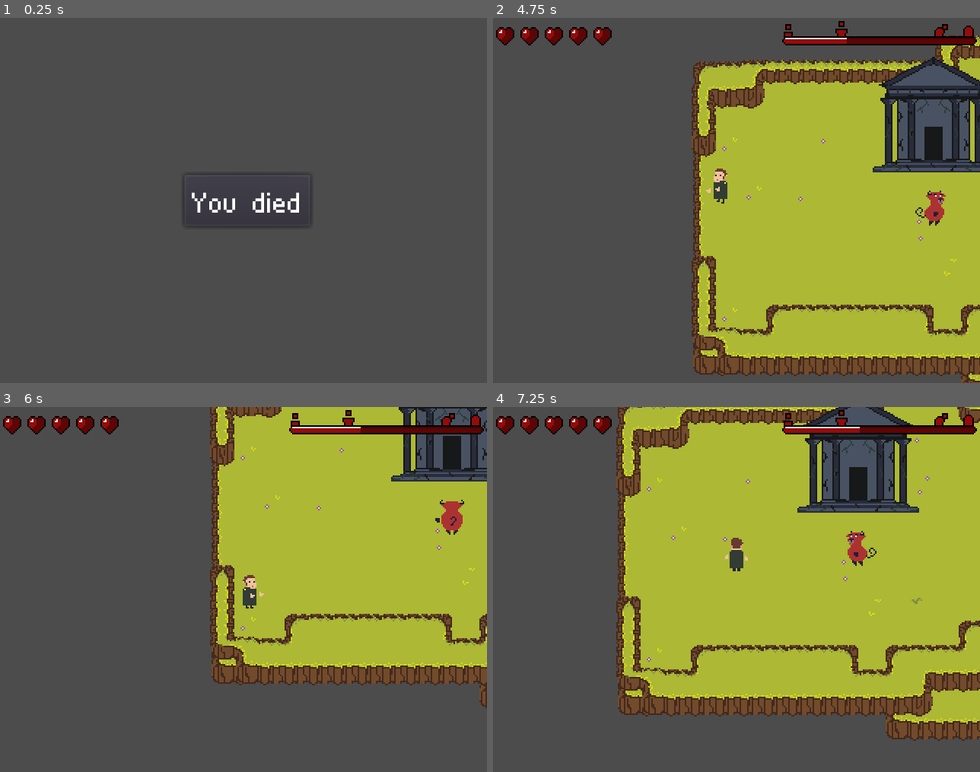
Above: before the commit, frames 1-4 (two rows, left to right).
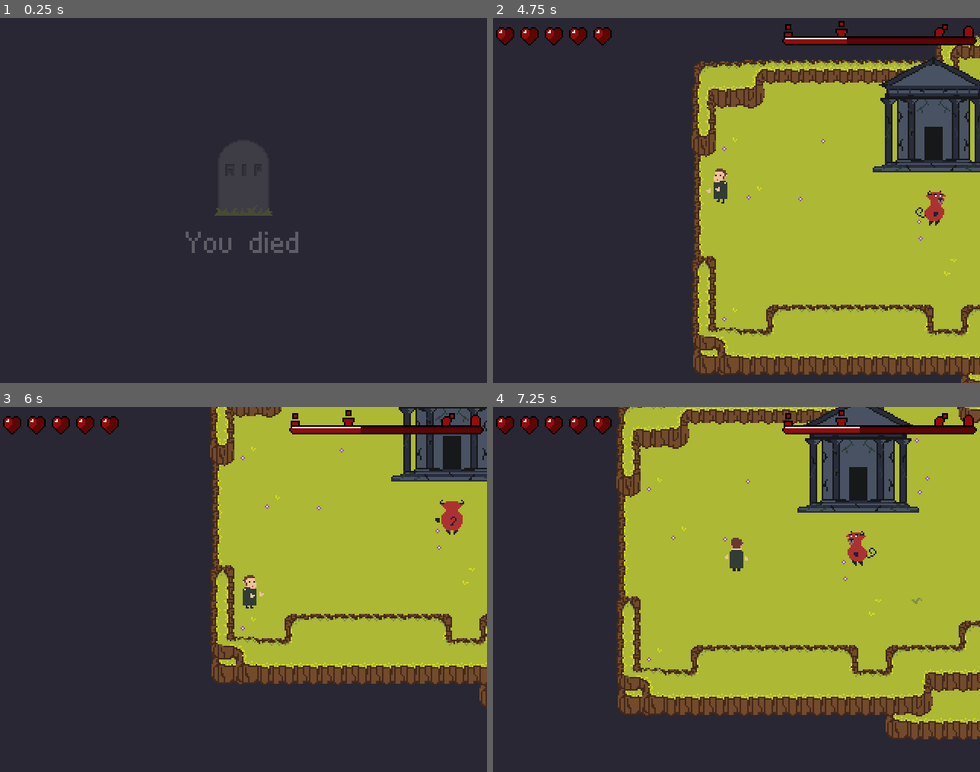
Above: after the commit, the same moments.

Repository: TeamKebab/GodotWildJam24
Game: Godot game, scene res://src/gui/GameOver.tscn
Two runs of this game, one before a commit and one after it. Both use one fixed random seed, a clock stepped at 60 frames per second and the inputs below. This scene is started directly instead of the project's main scene.
Inputs:
- Up to frame 1 (0.25 s): no input
- Up to frame 2 (4.75 s): tap Enter (ui_accept) at 0.5, 0.6, 0.77, 1.07, 1.35, 1.52, 1.82, 2.1, 2.85, 3.02, 3.32, 3.6, 3.77, 4.07, 4.35, 4.52 s; hold Right (ui_right) 0.53-1.28 s; hold Down (ui_down) 1.28-2.03 s; hold Right (ui_right) 2.03-2.78 s; hold Up (ui_up) 2.78-3.53 s; hold Left (ui_left) from 3.53 s (still down)
- Up to frame 3 (6 s): tap Enter (ui_accept) at 4.82, 5.1, 5.85 s; release Left (ui_left) at 5.03 s; hold Down (ui_down) 5.03-5.78 s; hold Right (ui_right) from 5.78 s (still down)
- Up to frame 4 (7.25 s): tap Enter (ui_accept) at 6.02, 6.32, 6.6, 6.77, 7.07 s; release Right (ui_right) at 6.53 s; hold Up (ui_up) from 6.53 s (still down)

The runs differ from the first frame. In frame 1, 96% of the frame differs, in the area x 0-100%, y 0-100%; in frame 2, 47%; in frame 3, 56%; in frame 4, 35%.

Commit message:
death texts

Diff:
--- a/project.godot
+++ b/project.godot
@@ -96,4 +96,5 @@
 quality/driver/driver_name="GLES2"
 vram_compression/import_etc=true
 vram_compression/import_etc2=false
+environment/default_clear_color=Color( 0.156863, 0.152941, 0.2, 1 )
 environment/default_environment="res://default_env.tres"
--- a/src/globals/Game.gd
+++ b/src/globals/Game.gd
@@ -113,9 +113,11 @@
 	hero_dynasty.append(player.get_info())
 
 	if player.has_child():
+		yield(Narrator.show_with_interaction(player, "new_hero"), "completed")
 		grow_baby()
 	else:
 		game_over()
+		yield()
 
 
 func grow_baby():
@@ -133,6 +135,7 @@
 
 	container.add_child(player)
 	container.move_child(player, position)
+
 
 
 func create_player(parent = "", race = "human"):
--- a/src/globals/Narrator.gd
+++ b/src/globals/Narrator.gd
@@ -9,6 +9,8 @@
 	"first_multiple_shrine": "IT'S MATING SEASON! The hero chose a partner carefully, thinking on what was to come on their journey and who would make better pancakes in the morning. Breakfast is the most important meal of the day. Stay hydrated.",
 	"first_baby": "Love has given its fruits! And a baby too! Now the hero's quest will continue even when life abandons them...",
 
+	"new_hero": "And the hero's days came to an end... Now the child becomes the hero, and carries the burden their progenitor. Figuratively speaking, we aren't carrying corpses around, we aren't that psycho yet. But let's pick the sword.",
+
 	"too_young": "You are a child!",
 	"has_baby": "What's wrong with you? you can't go having kids with everyone! This is not Game of Thrones.",
 	"is_parent": "Hey, that's your parent; this is high fantasy, but let's keep it incest-free ok? This is not Game of Thrones.",
@@ -18,6 +20,8 @@
 
 	"got_baby_orc": "It's green and smells like wet potatoes... Gotta love it!",
 	"got_baby_elf": "Too cute to be my kid... Why is it aiming that bow at me?",
+
+	"ask_skip_to_swamp": "The hero paused before the darkly lit passage into the unknown. This could be a shortcut, but it could also lead to untold dangers. Would they be brave enough to continue?",
 }
 
 const TOOLTIPS = {
--- a/src/gui/GUI.gd
+++ b/src/gui/GUI.gd
@@ -73,16 +73,18 @@
 func _on_day_ended():
 	time_of_day.text = str(0)
 	age_progress.value = 0
-	get_tree().paused = true
 
 	animation_player.play("Night")
 	yield(animation_player, "animation_finished")
 
-	Game.prepare_day()
-	get_tree().paused = false
+	yield(Game.prepare_day(), "completed")
+
+	get_tree().paused = true
 
 	animation_player.play("Day")
 	yield(animation_player, "animation_finished")
+
+	get_tree().paused = false
 
 	Game.start_day()
 
--- a/src/gui/GUI.tscn
+++ b/src/gui/GUI.tscn
@@ -57,6 +57,14 @@
 [node name="GUI" type="CanvasLayer"]
 pause_mode = 2
 script = ExtResource( 2 )
+
+[node name="NightShade" type="ColorRect" parent="."]
+anchor_right = 1.0
+anchor_bottom = 1.0
+color = Color( 0.109804, 0.113725, 0.156863, 1 )
+__meta__ = {
+"_edit_use_anchors_": false
+}
 
 [node name="Control" type="Control" parent="."]
 anchor_right = 1.0
@@ -213,14 +221,7 @@
 "_edit_use_anchors_": false
 }
 
-[node name="NightShade" type="ColorRect" parent="."]
-anchor_right = 1.0
-anchor_bottom = 1.0
-color = Color( 0.109804, 0.113725, 0.156863, 0 )
-__meta__ = {
-"_edit_use_anchors_": false
-}
-
 [node name="AnimationPlayer" type="AnimationPlayer" parent="."]
-anims/Day = SubResource( 5 )
+autoplay = "Day"
+anims/Day = SubResource( 8 )
 anims/Night = SubResource( 6 )
--- a/src/gui/GameOver.gd
+++ b/src/gui/GameOver.gd
@@ -1,24 +1,12 @@
 extends Control
 
 
-var accepting_inputs : bool = false
-
-
-onready var timer : Timer = $Timer
-
-
-func _ready():
-	timer.connect("timeout", self, "_on_timer_timeout")
-	timer.start(1)
+export var accepting_inputs : bool = false
 
 
 func _input(event):
 	if not accepting_inputs:
 		return
 
-	if event is InputEventKey and event.pressed:
+	if Input.is_action_just_pressed("ui_accept"):
 		Game.restart()
-
-
-func _on_timer_timeout():
-	accepting_inputs = true
--- a/src/gui/GameOver.tscn
+++ b/src/gui/GameOver.tscn
@@ -1,36 +1,170 @@
-[gd_scene load_steps=4 format=2]
+[gd_scene load_steps=8 format=2]
 
 [ext_resource path="res://assets/fonts/Retro4.ttf" type="DynamicFontData" id=1]
 [ext_resource path="res://src/gui/GameOver.gd" type="Script" id=2]
+[ext_resource path="res://src/resources/ui_theme.tres" type="Theme" id=3]
+[ext_resource path="res://assets/sprites/tombstone.png" type="Texture" id=4]
+
+[sub_resource type="Theme" id=4]
+Label/colors/font_color = Color( 0.698039, 0.580392, 0.462745, 1 )
+Label/colors/font_color_shadow = Color( 0, 0, 0, 0 )
+Label/colors/font_outline_modulate = Color( 1, 1, 1, 1 )
+Label/constants/line_spacing = 3
+Label/constants/shadow_as_outline = 0
+Label/constants/shadow_offset_x = 1
+Label/constants/shadow_offset_y = 1
+Label/fonts/font = null
+Label/styles/normal = null
 
 [sub_resource type="DynamicFont" id=1]
-size = 30
+size = 32
 font_data = ExtResource( 1 )
+
+[sub_resource type="Animation" id=5]
+resource_name = "Default"
+tracks/0/type = "value"
+tracks/0/path = NodePath("MarginContainer:modulate")
+tracks/0/interp = 1
+tracks/0/loop_wrap = true
+tracks/0/imported = false
+tracks/0/enabled = true
+tracks/0/keys = {
+"times": PoolRealArray( 0, 1 ),
+"transitions": PoolRealArray( 1, 1 ),
+"update": 0,
+"values": [ Color( 1, 1, 1, 0 ), Color( 1, 1, 1, 1 ) ]
+}
+tracks/1/type = "value"
+tracks/1/path = NodePath("BottomBar:visible")
+tracks/1/interp = 1
+tracks/1/loop_wrap = true
+tracks/1/imported = false
+tracks/1/enabled = true
+tracks/1/keys = {
+"times": PoolRealArray( 0, 1 ),
+"transitions": PoolRealArray( 1, 1 ),
+"update": 1,
+"values": [ false, true ]
+}
+tracks/2/type = "value"
+tracks/2/path = NodePath(".:accepting_inputs")
+tracks/2/interp = 1
+tracks/2/loop_wrap = true
+tracks/2/imported = false
+tracks/2/enabled = true
+tracks/2/keys = {
+"times": PoolRealArray( 0, 1 ),
+"transitions": PoolRealArray( 1, 1 ),
+"update": 1,
+"values": [ false, true ]
+}
 
 [node name="Control" type="Control"]
 anchor_right = 1.0
 anchor_bottom = 1.0
+theme = ExtResource( 3 )
 script = ExtResource( 2 )
 __meta__ = {
 "_edit_use_anchors_": false
 }
 
-[node name="PanelContainer" type="PanelContainer" parent="."]
-anchor_left = 0.5
-anchor_top = 0.5
-anchor_right = 0.5
-anchor_bottom = 0.5
-margin_left = -41.5
-margin_top = -19.0
-margin_right = 41.5
-margin_bottom = 19.0
+[node name="BottomBar" type="MarginContainer" parent="."]
+anchor_top = 1.0
+anchor_right = 1.0
+anchor_bottom = 1.0
+margin_top = -44.0
+grow_vertical = 0
+size_flags_vertical = 8
+custom_constants/margin_right = 2
+custom_constants/margin_top = 2
+custom_constants/margin_left = 2
+custom_constants/margin_bottom = 2
+__meta__ = {
+"_edit_use_anchors_": false
+}
 
-[node name="Label" type="Label" parent="PanelContainer"]
-margin_left = 7.0
-margin_top = 7.0
-margin_right = 76.0
-margin_bottom = 31.0
+[node name="NarratorBox" type="PanelContainer" parent="BottomBar"]
+margin_left = 2.0
+margin_top = 2.0
+margin_right = 318.0
+margin_bottom = 55.0
+grow_vertical = 0
+size_flags_vertical = 8
+
+[node name="VBoxContainer" type="VBoxContainer" parent="BottomBar/NarratorBox"]
+margin_left = 4.0
+margin_top = 4.0
+margin_right = 312.0
+margin_bottom = 49.0
+
+[node name="Narrator" type="RichTextLabel" parent="BottomBar/NarratorBox/VBoxContainer"]
+margin_right = 308.0
+margin_bottom = 28.0
+rect_min_size = Vector2( 0, 20 )
+text = "Hey that wasn't what really happened... Lemme start over and don't give me more blue pills, please!"
+fit_content_height = true
+scroll_active = false
+
+[node name="Buttons" type="HBoxContainer" parent="BottomBar/NarratorBox/VBoxContainer"]
+margin_top = 32.0
+margin_right = 308.0
+margin_bottom = 45.0
+theme = SubResource( 4 )
+custom_constants/separation = 20
+alignment = 2
+
+[node name="Label" type="Label" parent="BottomBar/NarratorBox/VBoxContainer/Buttons"]
+margin_left = 278.0
+margin_right = 308.0
+margin_bottom = 13.0
+text = "Ok [C]"
+
+[node name="MarginContainer" type="MarginContainer" parent="."]
+anchor_right = 1.0
+anchor_bottom = 1.0
+custom_constants/margin_right = 2
+custom_constants/margin_top = 2
+custom_constants/margin_left = 2
+custom_constants/margin_bottom = 2
+__meta__ = {
+"_edit_use_anchors_": false
+}
+
+[node name="VBoxContainer" type="VBoxContainer" parent="MarginContainer"]
+margin_left = 2.0
+margin_top = 2.0
+margin_right = 318.0
+margin_bottom = 198.0
+size_flags_horizontal = 3
+size_flags_vertical = 3
+__meta__ = {
+"_edit_use_anchors_": false
+}
+
+[node name="VBoxContainer" type="VBoxContainer" parent="MarginContainer/VBoxContainer"]
+margin_right = 316.0
+margin_bottom = 196.0
+size_flags_vertical = 3
+alignment = 1
+
+[node name="TextureRect" type="TextureRect" parent="MarginContainer/VBoxContainer/VBoxContainer"]
+margin_left = 139.0
+margin_top = 58.0
+margin_right = 177.0
+margin_bottom = 108.0
+size_flags_horizontal = 4
+texture = ExtResource( 4 )
+
+[node name="Label" type="Label" parent="MarginContainer/VBoxContainer/VBoxContainer"]
+margin_left = 120.0
+margin_top = 112.0
+margin_right = 196.0
+margin_bottom = 138.0
+size_flags_horizontal = 4
 custom_fonts/font = SubResource( 1 )
 text = "You died"
+align = 1
 
-[node name="Timer" type="Timer" parent="."]
+[node name="AnimationPlayer" type="AnimationPlayer" parent="."]
+autoplay = "Default"
+anims/Default = SubResource( 5 )
--- a/src/maps/FieldShrine.tscn
+++ b/src/maps/FieldShrine.tscn
@@ -6,7 +6,6 @@
 
 [node name="Shrine" instance=ExtResource( 1 )]
 script = ExtResource( 2 )
-resume_day = true
 
 [node name="Gateway" parent="YSort" index="0"]
 help = "Press [C] to exit"
Binary file added: assets/sprites/tombstone.png
Not shown, added: assets/sprites/tombstone.png.import
Not shown: 3 places in src/gui/GUI.tscn that only renumber resources
